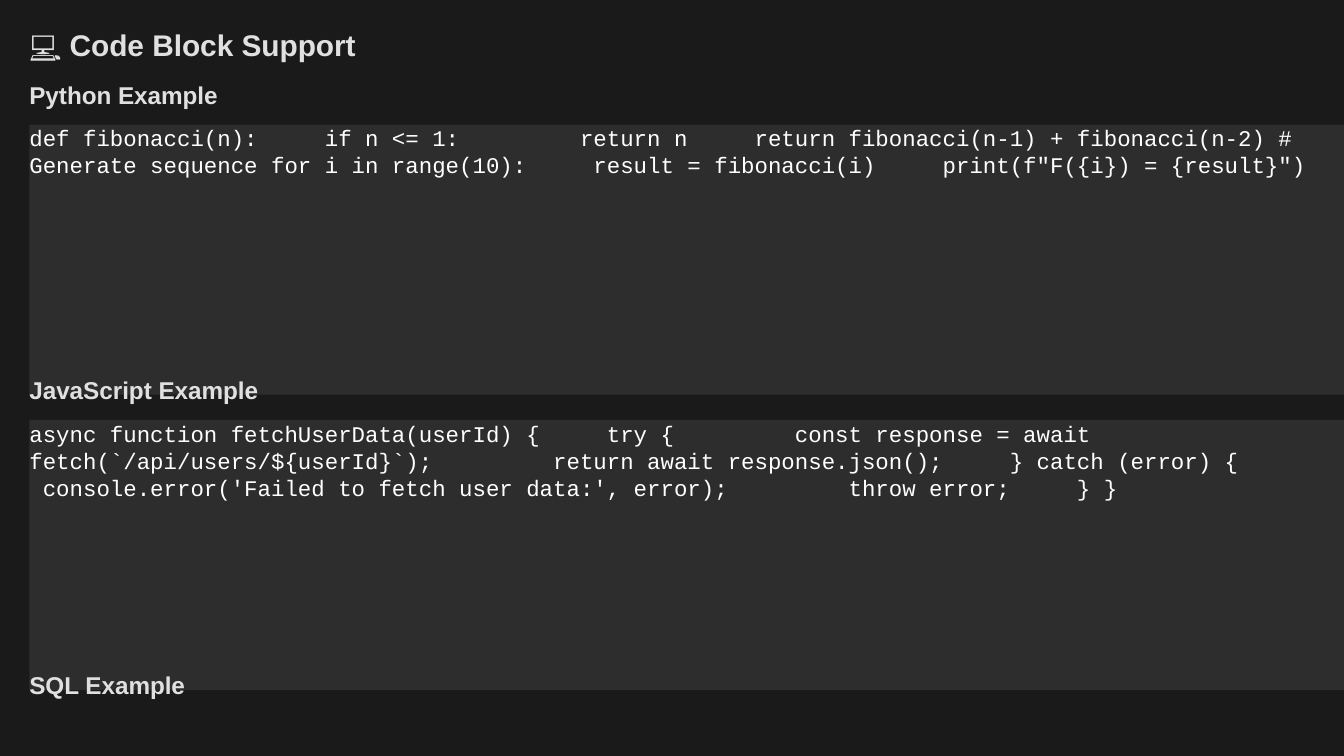
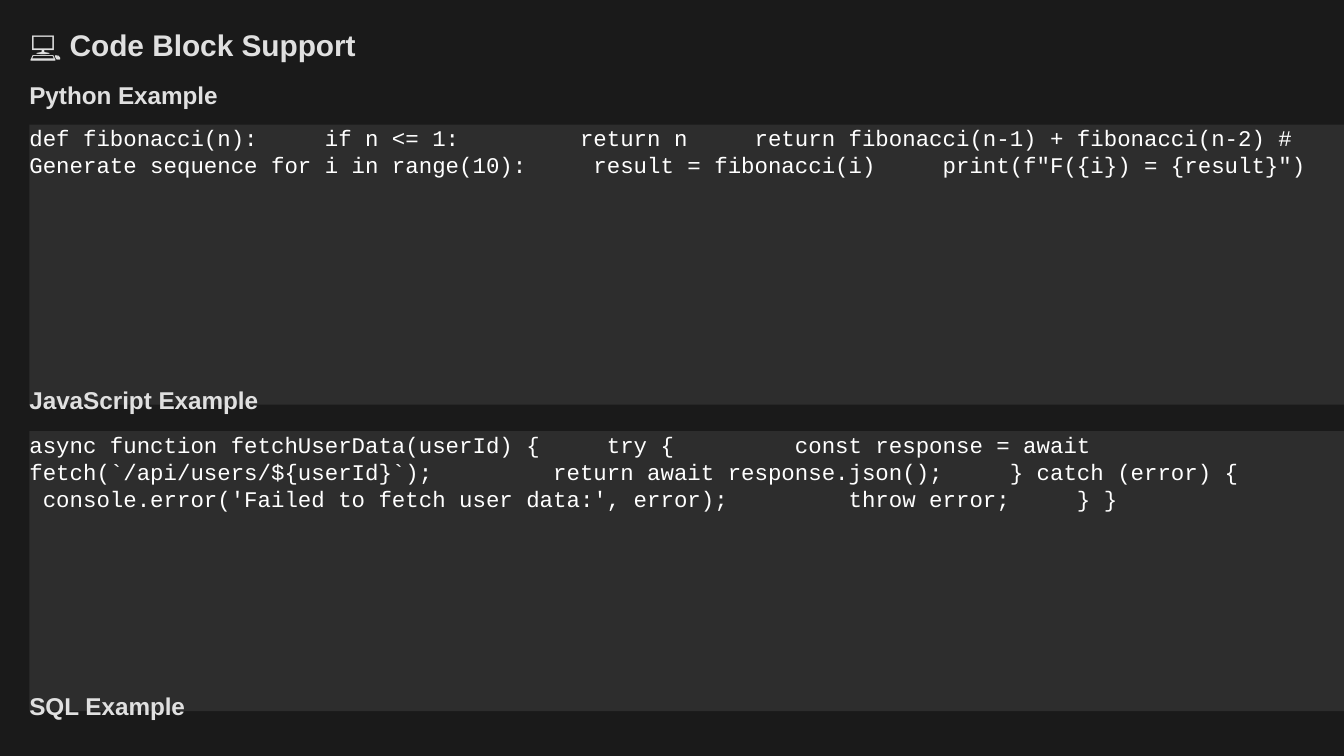
Before and after one commit to louisazhou/slidegenerator, a slide deck: slide 5 of output/comprehensive_demo_dark.pptx. Drawn at 1344x756 pixels with LibreOffice and Linux fonts; fonts in the diff are those of the drawing. Boxes give left, top, right and bottom in pixels: in the first picture for what was removed or moved away, otherwise in the second. Text is boxed around its words. In the diff, an @@ line names an element or a change of style, - is before the commit and + after.

```diff
--- a/output/comprehensive_demo_dark.pptx
+++ b/output/comprehensive_demo_dark.pptx
@@ rectangle "def fibonacci(n): if n <= ...": place and size @@
-rectangle "def fibonacci(n): if n <= ..." at (30,125,1344,395)
+rectangle "def fibonacci(n): if n <= ..." at (30,125,1344,405)
@@ text "JavaScript Example": place and size @@
-text "JavaScript Example" at (29,381,259,404)
+text "JavaScript Example" at (29,391,259,414)
@@ rectangle "async function fetchUserData(userId) { try ...": place and size @@
-rectangle "async function fetchUserData(userId) { try ..." at (30,419,1344,689)
+rectangle "async function fetchUserData(userId) { try ..." at (30,431,1344,711)
@@ text "SQL Example": place and size @@
-text "SQL Example" at (29,676,185,699)
+text "SQL Example" at (29,697,185,720)
```
Also in this commit, not shown: 8 other slides changed, 3 slides added, 22 other files.
